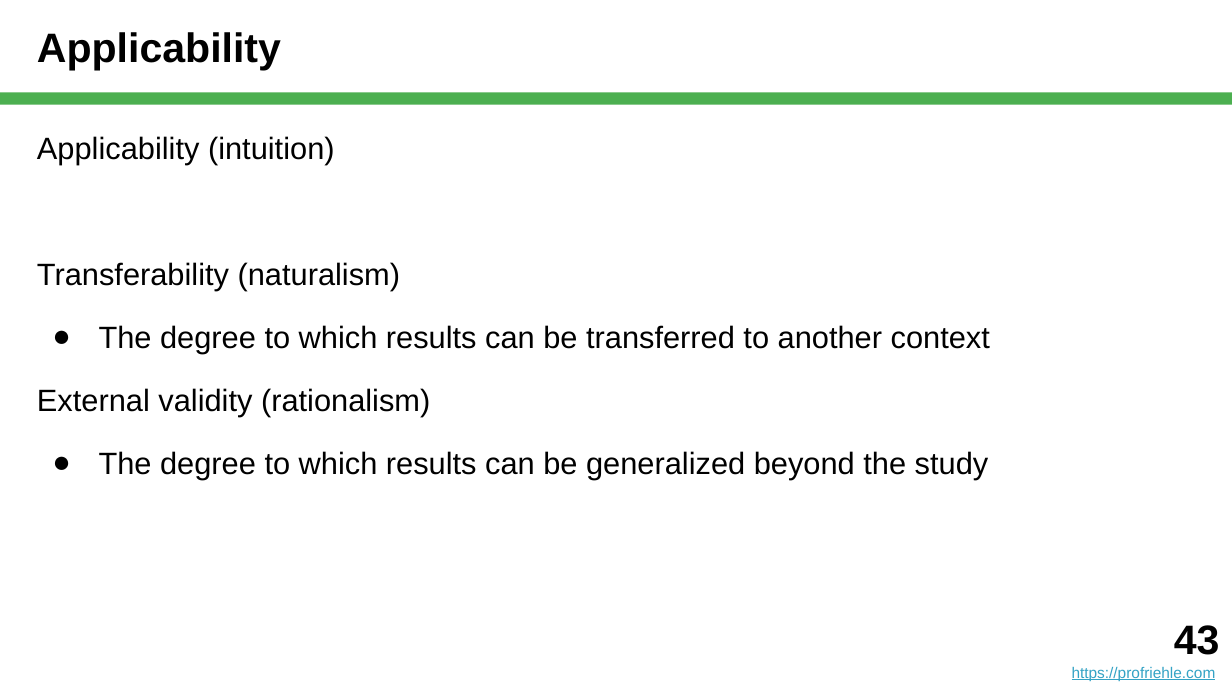
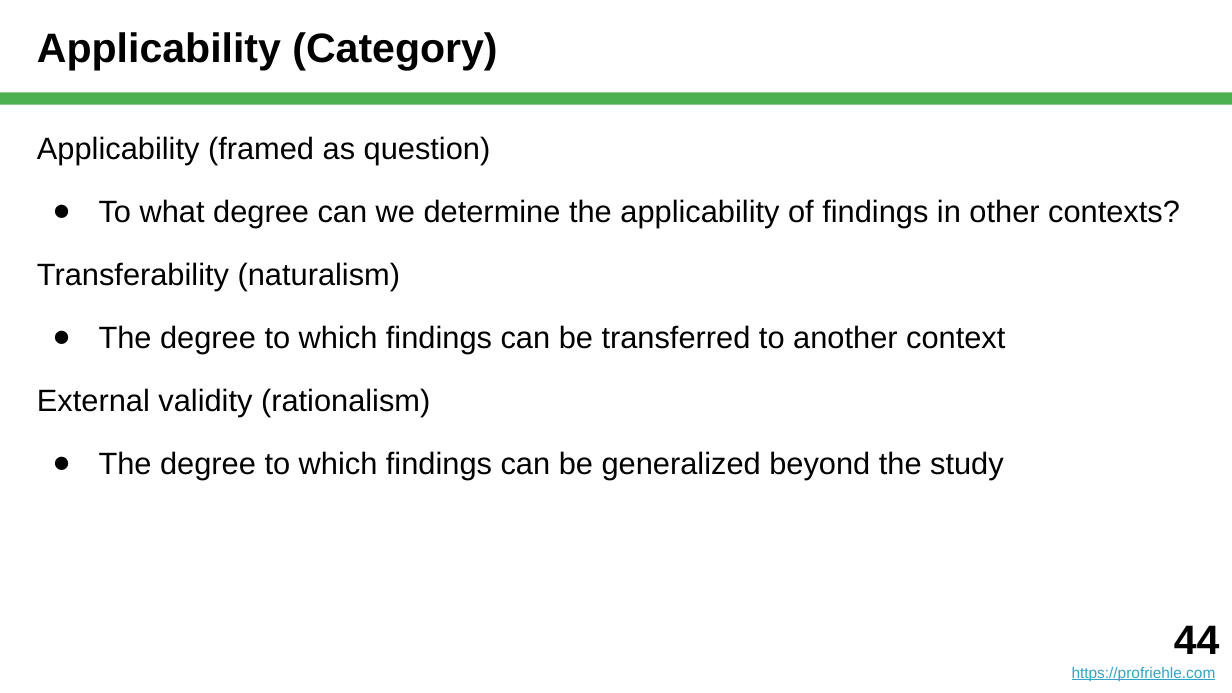
Before and after one commit to dirkriehle/nyt-course, a slide deck: slide 44 of Lecture slides/NYT C02 - Scientific Research.pptx (slide 43 before the commit). Drawn at 1232x693 pixels with LibreOffice and Linux fonts; fonts in the diff are those of the drawing. Boxes give left, top, right and bottom in pixels: in the first picture for what was removed or moved away, otherwise in the second. Text is boxed around its words. In the diff, an @@ line names an element or a change of style, - is before the commit and + after.

```diff
--- a/Lecture slides/NYT C02 - Scientific Research.pptx
+++ b/Lecture slides/NYT C02 - Scientific Research.pptx
@@ title at <box>37,32,497,70</box>: text changed @@
-Applicability
+Applicability (Category)
@@ text at <box>37,136,1180,228</box>: text changed @@
-Applicability (intuition)
+Applicability (framed as question)
+● To what degree can we determine the applicability of findings in other contexts?
@@ text at <box>99,325,1005,354</box>: text changed @@
-● The degree to which results can be transferred to another context
+● The degree to which findings can be transferred to another context
@@ text at <box>99,451,1004,480</box>: text changed @@
-● The degree to which results can be generalized beyond the study
+● The degree to which findings can be generalized beyond the study
@@ text at <box>1174,625,1220,654</box>: text changed @@
-43
+44
```
Also in this commit, not shown: 12 other slides changed, 1 slide added, 16 other files.
